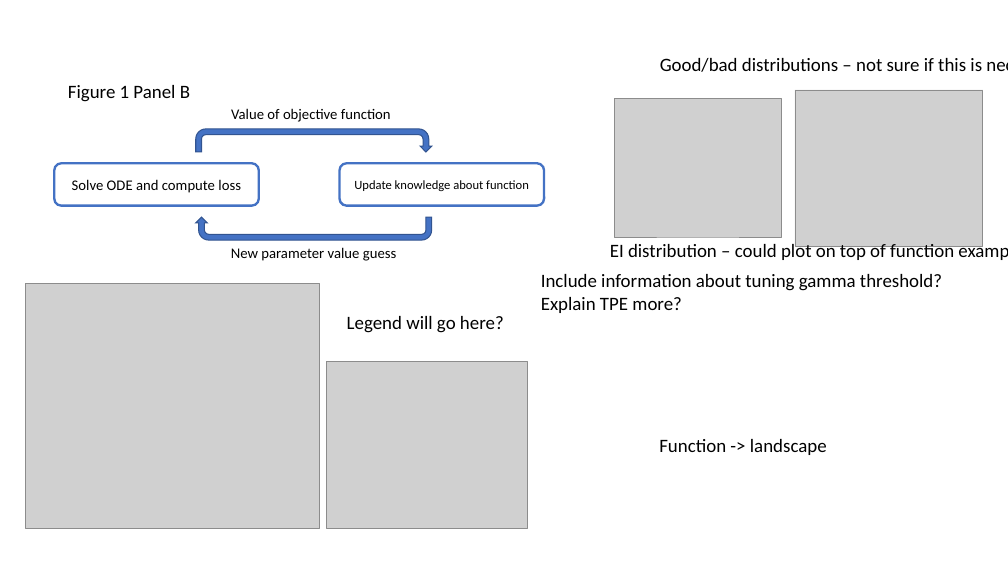
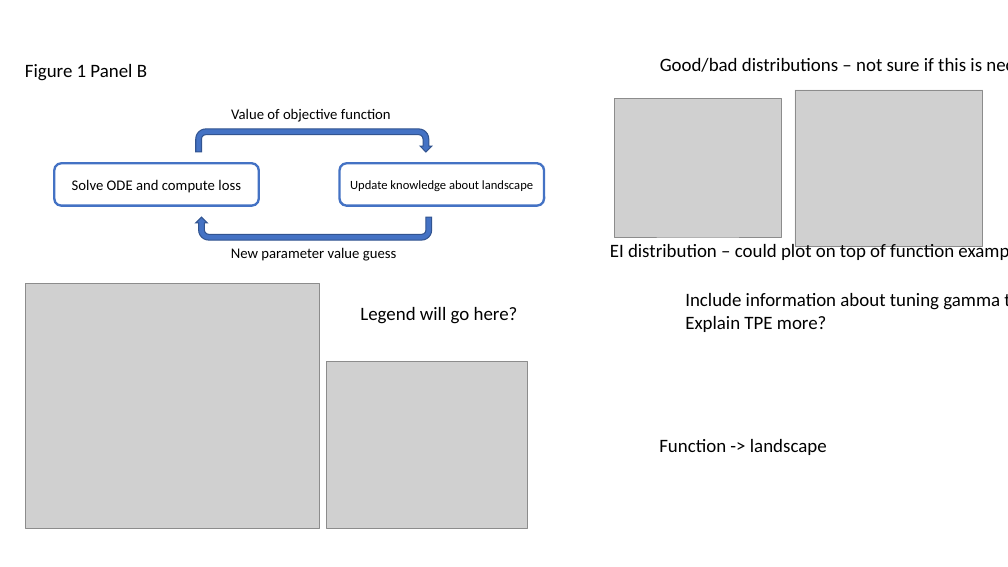
Before and after one commit to cjmerzbacher/msc-thesis, a slide deck: slide 1 of bayesopt_figure/Figure_Mockups.pptx. Drawn at 1008x567 pixels with LibreOffice and Linux fonts; fonts in the diff are those of the drawing; grey boxes stand for pictures. Boxes give left, top, right and bottom in pixels: in the first picture for what was removed or moved away, otherwise in the second. Text is boxed around its words. In the diff, an @@ line names an element or a change of style, - is before the commit and + after.

Commit message:
Presentation figures

```diff
--- a/bayesopt_figure/Figure_Mockups.pptx
+++ b/bayesopt_figure/Figure_Mockups.pptx
@@ text "Figure 1 Panel B" moved from (x1=68, y1=85, x2=190, y2=102) to (x1=25, y1=64, x2=147, y2=81) @@
@@ text in rounded rectangle at (x1=350, y1=180, x2=533, y2=191): text changed @@
-Update knowledge about function
+Update knowledge about landscape
@@ text "Legend will go here?" moved from (x1=347, y1=316, x2=504, y2=333) to (x1=360, y1=307, x2=518, y2=324) @@
@@ text "Include information about tuning gamma ..." rewrapped from (x1=541, y1=274, x2=942, y2=313) to (x1=685, y1=293, x2=1000, y2=332) @@
```
Also in this commit, not shown: 10 other files.
